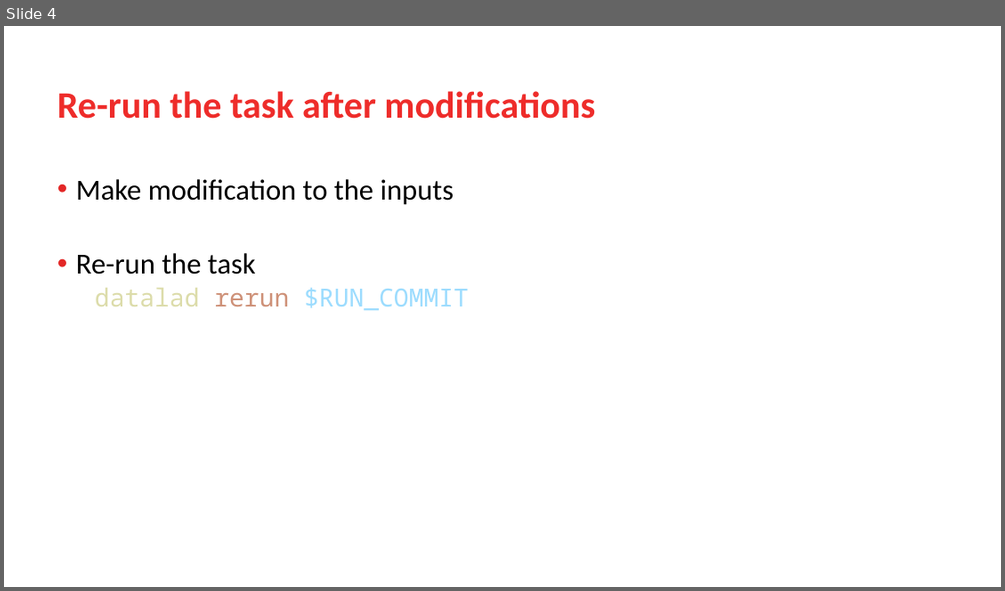
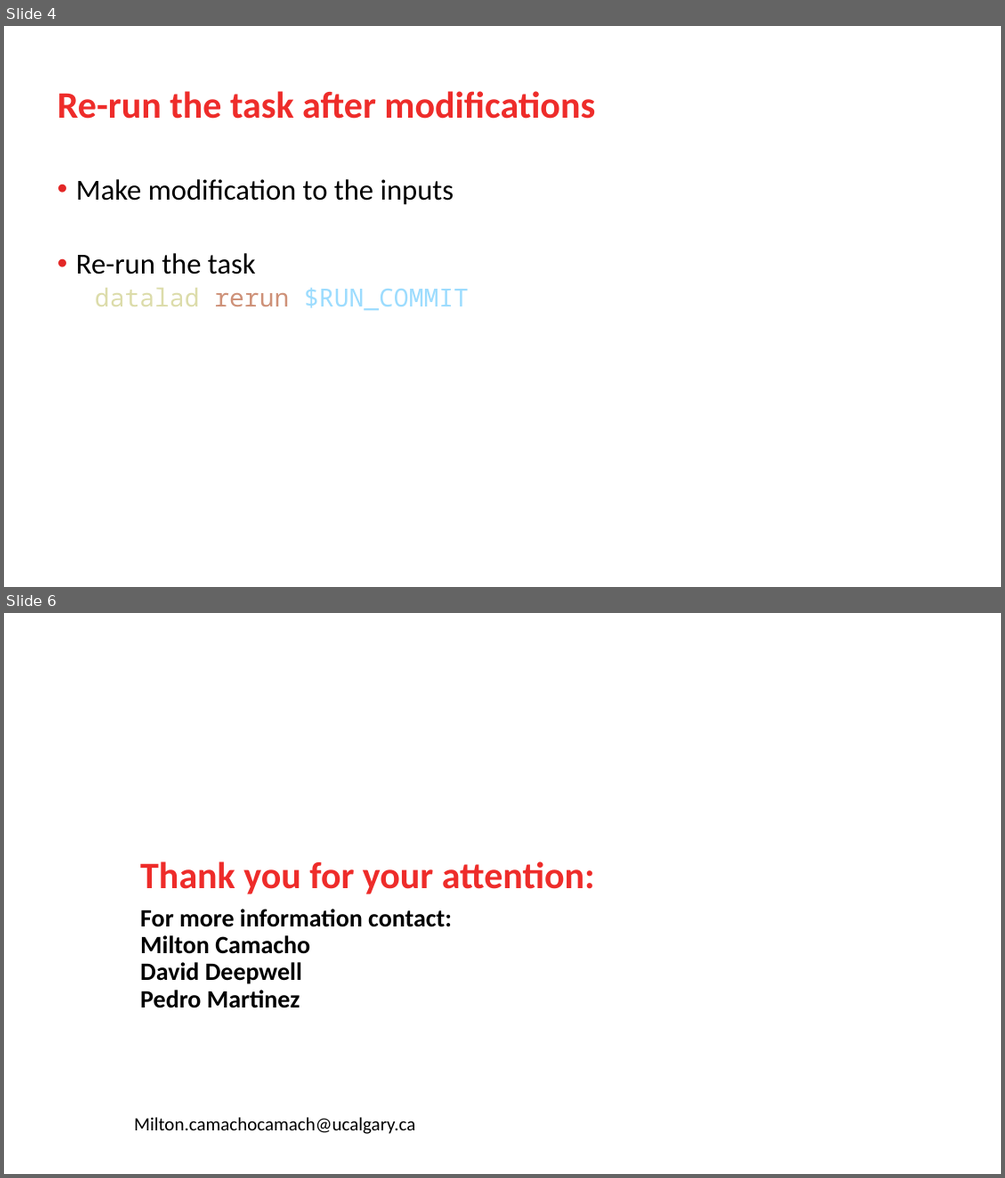
Before and after one commit to miltoncamacho/datalad-training, a slide deck: Datalad-Part-3.pptx. Shown one above the other, each under a label of ours: slide 4 before the commit, slides 4 and 6 after it; the slides between them are not shown. The pictures are 1005x591 and 1005x1178 pixels, drawn with LibreOffice and Linux fonts; fonts in the diff are those of the drawing; background and template pictures are left out. Boxes give left, top, right and bottom in pixels: in the first picture for what was removed or moved away, otherwise in the second. Text is boxed around its words. In the diff, an @@ line names an element or a change of style, - is before the commit and + after.

```diff
--- a/Datalad-Part-3.pptx
+++ b/Datalad-Part-3.pptx
@@ slide 6 added at [4,613,1001,1174], background picture (left out) @@
@@ title added at [140,861,595,894], 36 pt, text #EE2C2A, bold @@
+Thank you for your attention:
@@ subtitle added at [140,908,452,1008], 24 pt, text #000000, bold @@
+For more information contact:
+Milton Camacho
+David Deepwell
+Pedro Martinez
@@ text added at [134,1117,415,1134], 18 pt, text #000000 @@
+Milton.camachocamach@ucalgary.ca
```
Also in this commit, not shown: 1 slide changed, 1 other slide added, 1 other file.
